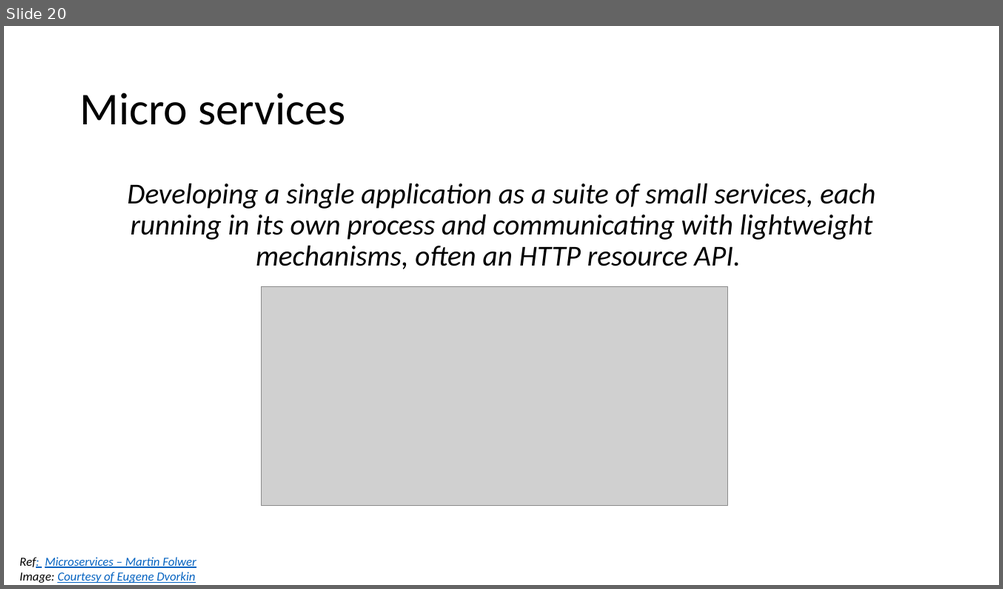
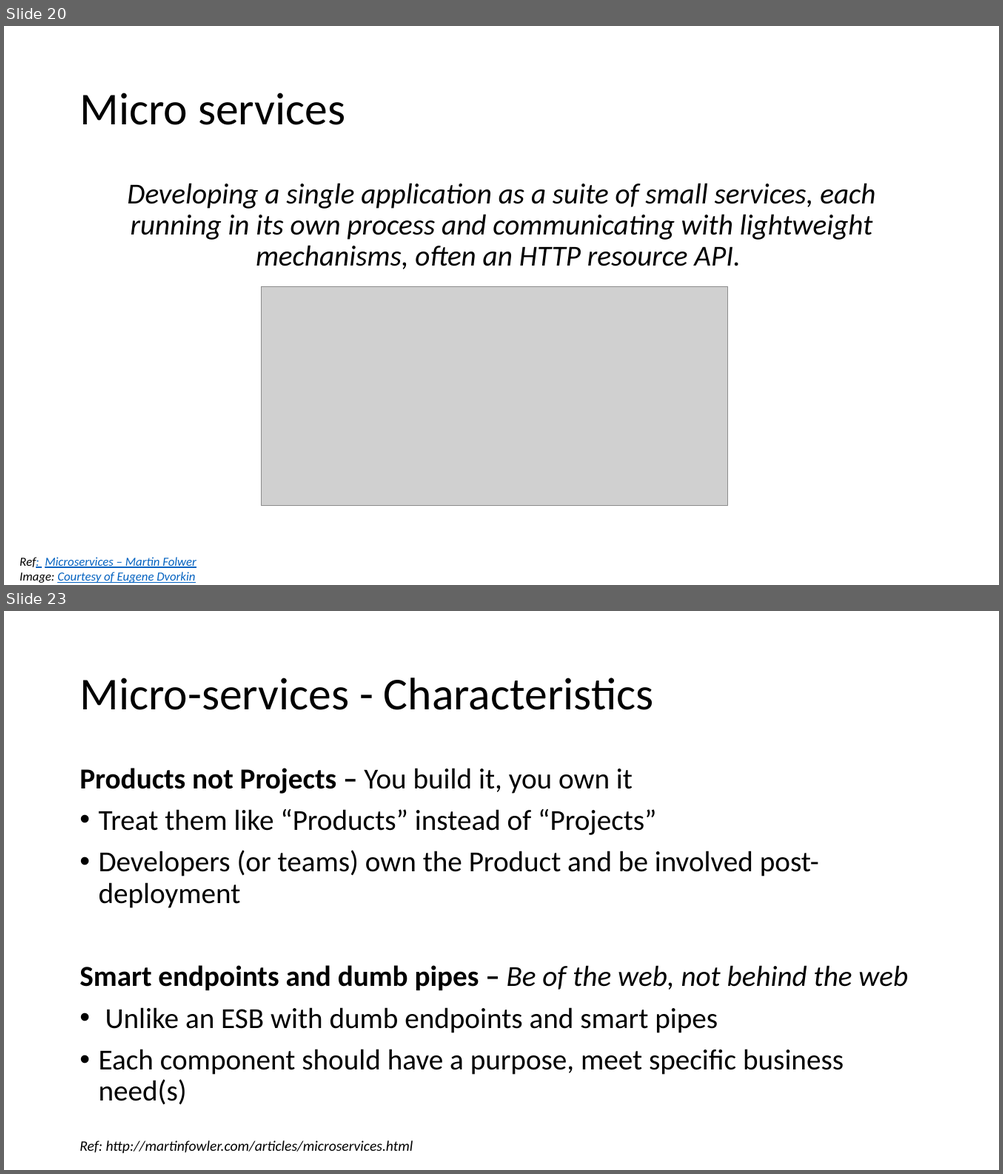
Before and after one commit to batchu/spring-boot-ujug, a slide deck: Spring Boot.pptx. Shown one above the other, each under a label of ours: slide 20 before the commit, slides 20 and 23 after it; the slides between them are not shown. The pictures are 1003x589 and 1003x1174 pixels, drawn with LibreOffice and Linux fonts; fonts in the diff are those of the drawing; grey boxes stand for pictures. Boxes give left, top, right and bottom in pixels: in the first picture for what was removed or moved away, otherwise in the second. Text is boxed around its words. In the diff, an @@ line names an element or a change of style, - is before the commit and + after.

Commit message:
Updated Microservices content

```diff
--- a/Spring Boot.pptx
+++ b/Spring Boot.pptx
@@ slide 23 added at [4,611,999,1170], background #FFFFFF @@
@@ title added at [79,678,653,710], 44 pt, text #000000 @@
+Micro-services - Characteristics
@@ text added at [79,768,908,1105], 28 pt, text #000000 @@
+Products not Projects – You build it, you own it
+• Treat them like “Products” instead of “Projects”
+• Developers (or teams) own the Product and be involved post-deployment
+Smart endpoints and dumb pipes – Be of the web, not behind the web
+• Unlike an ESB with dumb endpoints and smart pipes
+• Each component should have a purpose, meet specific business need(s)
@@ text added at [79,1141,413,1153], 14 pt, text #000000, italic @@
+Ref: http://martinfowler.com/articles/microservices.html
```
Also in this commit, not shown: 4 slides changed, 4 other slides added.
